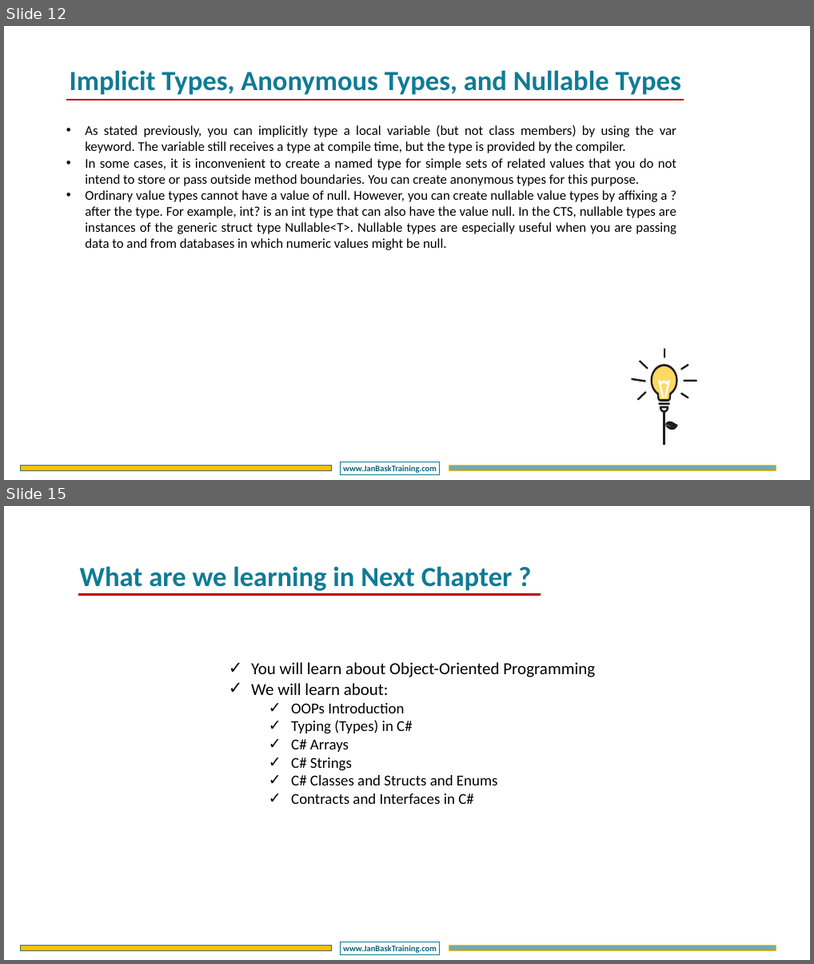
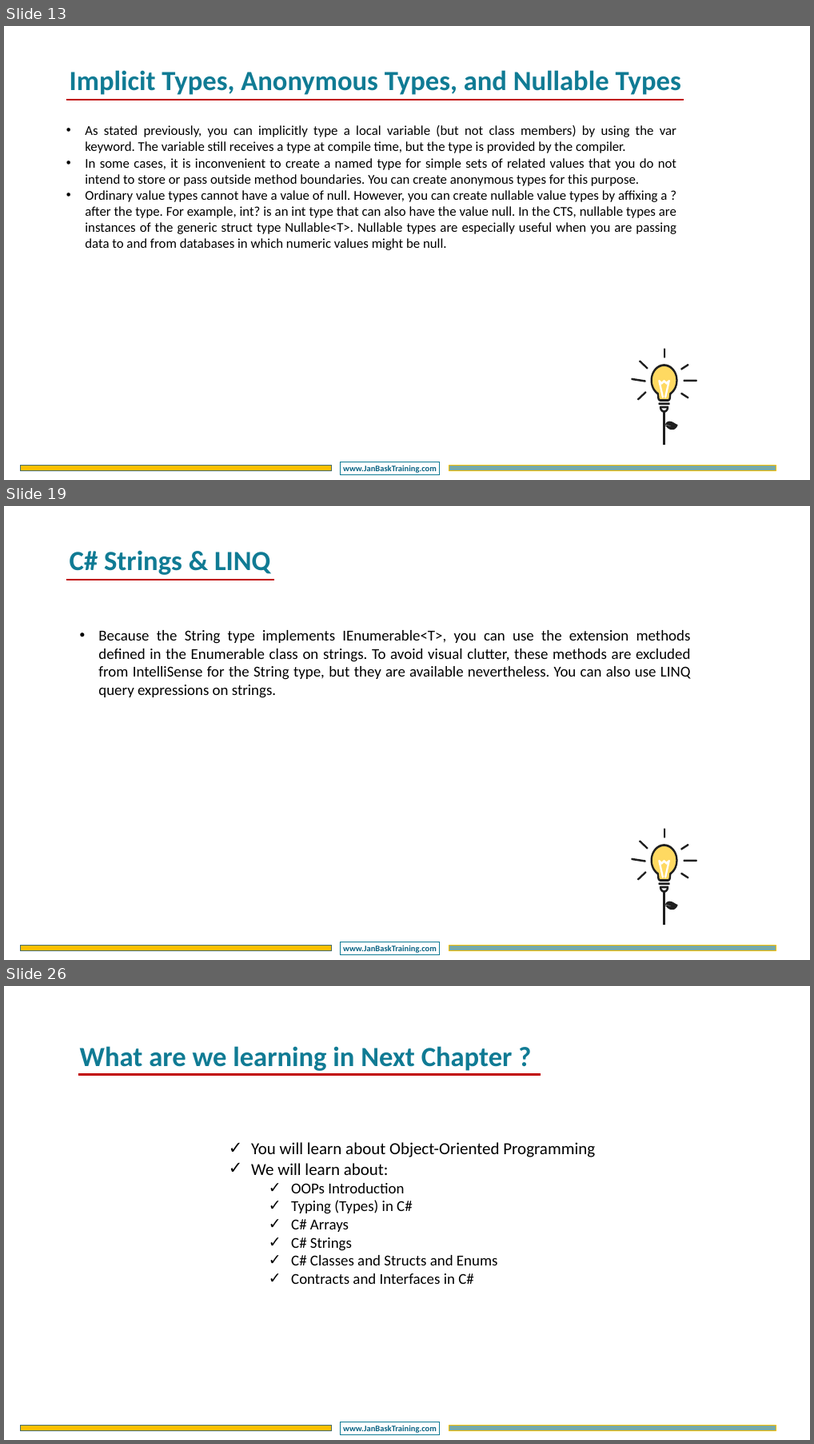
Before and after one commit to DotNetTraining/DotNetEssentials, a slide deck: slides/OOPC/OOPC - Chapter2.pptx. Shown one above the other, each under a label of ours: slides 12 and 15 before the commit, slides 13, 19 and 26 after it; the slides between them are not shown. The pictures are 814x964 and 814x1444 pixels, drawn with LibreOffice and Linux fonts; fonts in the diff are those of the drawing; background and template pictures are left out. Boxes give left, top, right and bottom in pixels: in the first picture for what was removed or moved away, otherwise in the second. Text is boxed around its words. In the diff, an @@ line names an element or a change of style, - is before the commit and + after.

```diff
--- a/slides/OOPC/OOPC - Chapter2.pptx
+++ b/slides/OOPC/OOPC - Chapter2.pptx
@@ slide 19 added at [4,506,810,960], background #FFFFFF; not listed: 3 template elements that a slide beside it also shows @@
@@ text added at [70,550,270,575], 66 pt, text #107B94, bold @@
+C# Strings & LINQ
@@ line added from (66, 580) to (274, 580), #C00000 4.5 pt @@
@@ text added at [98,630,691,698], 36 pt, text #000000 @@
+• Because the String type implements IEnumerable<T>, you can use the extension methods defined in the Enumerable class on strings. To avoid visual clutter, these methods are excluded from IntelliSense for the String type, but they are available nevertheless. You can also use LINQ query expressions on strings.
@@ group added at [631,828,698,924]: 13 freeform shapes, 1 line @@
@@ what was slide 12 is now slide 13 @@
@@ what was slide 15 is now slide 26 @@
```
Also in this commit, not shown: 2 slides changed, 10 other slides added, 9 other files.
